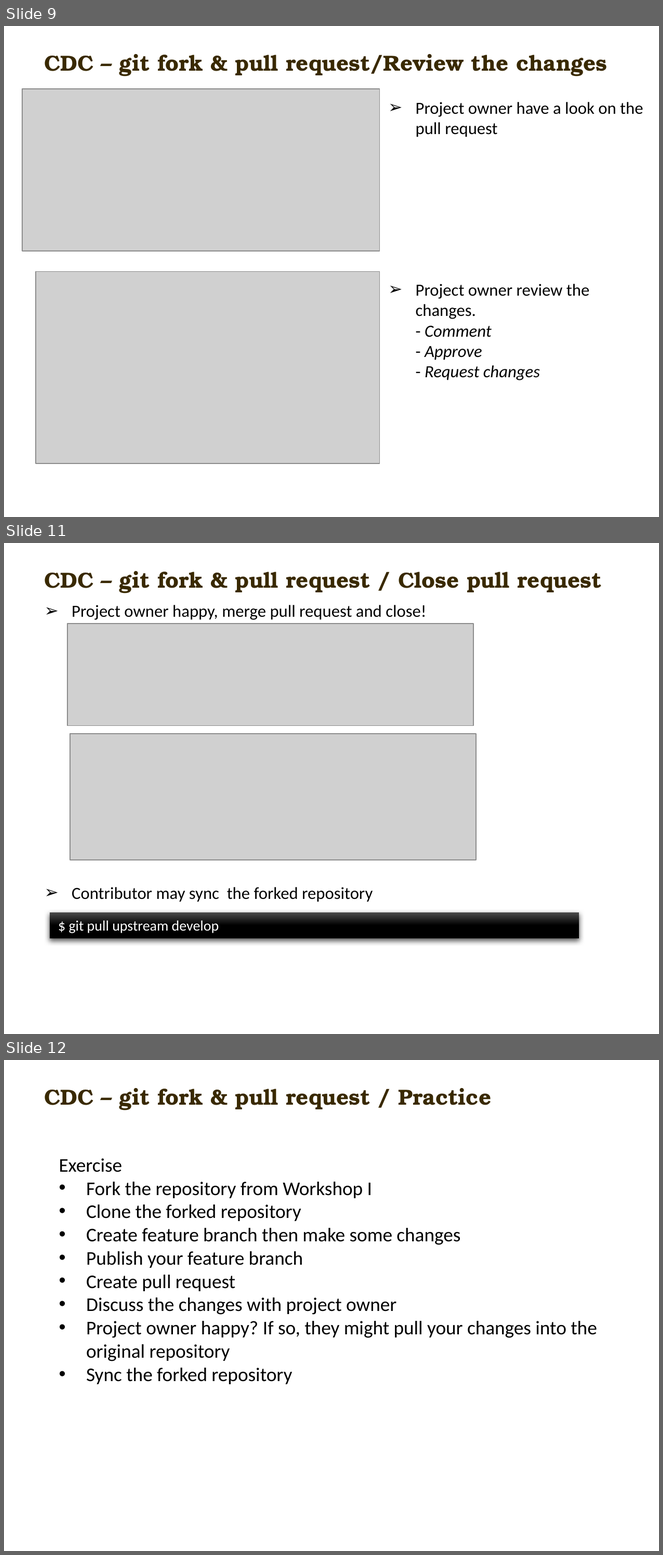
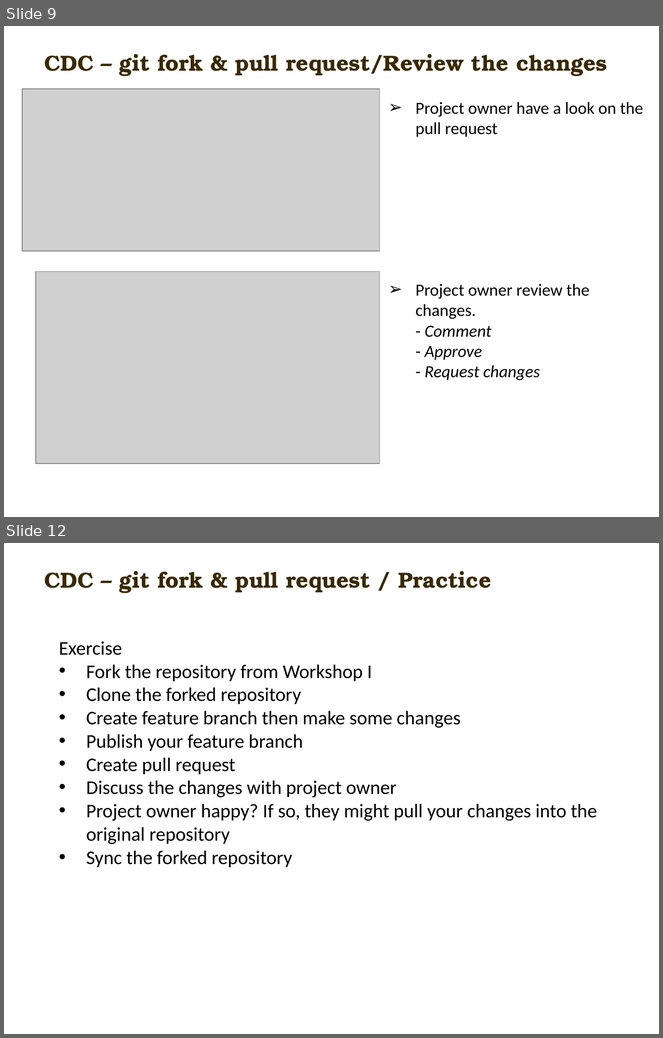
Before and after one commit to carlmitrais/wisdom, a slide deck: cdc_git_ws3.pptx. Shown one above the other, each under a label of ours: slides 9, 11 and 12 before the commit, slides 9 and 12 after it; the slides between them are not shown. The pictures are 663x1555 and 663x1038 pixels, drawn with LibreOffice and Linux fonts; fonts in the diff are those of the drawing; grey boxes stand for pictures; background and template pictures are left out. Boxes give left, top, right and bottom in pixels: in the first picture for what was removed or moved away, otherwise in the second. Text is boxed around its words. In the diff, an @@ line names an element or a change of style, - is before the commit and + after.

```diff
--- a/cdc_git_ws3.pptx
+++ b/cdc_git_ws3.pptx
@@ slide 11 removed at (4, 543, 659, 1034), background picture (left out) @@
@@ text removed at (45, 571, 602, 593) @@
-CDC – git fork & pull request / Close pull request
@@ text removed at (72, 605, 426, 620) @@
-➢ Project owner happy, merge pull request and close!
@@ picture removed at (68, 624, 474, 726) @@
@@ picture removed at (71, 733, 477, 860) @@
@@ text removed at (72, 887, 373, 902) @@
-➢ Contributor may sync the forked repository
@@ rectangle removed at (49, 913, 579, 939) @@
-$ git pull upstream develop
```
Also in this commit, not shown: 1 slide changed, 1 slide added.
